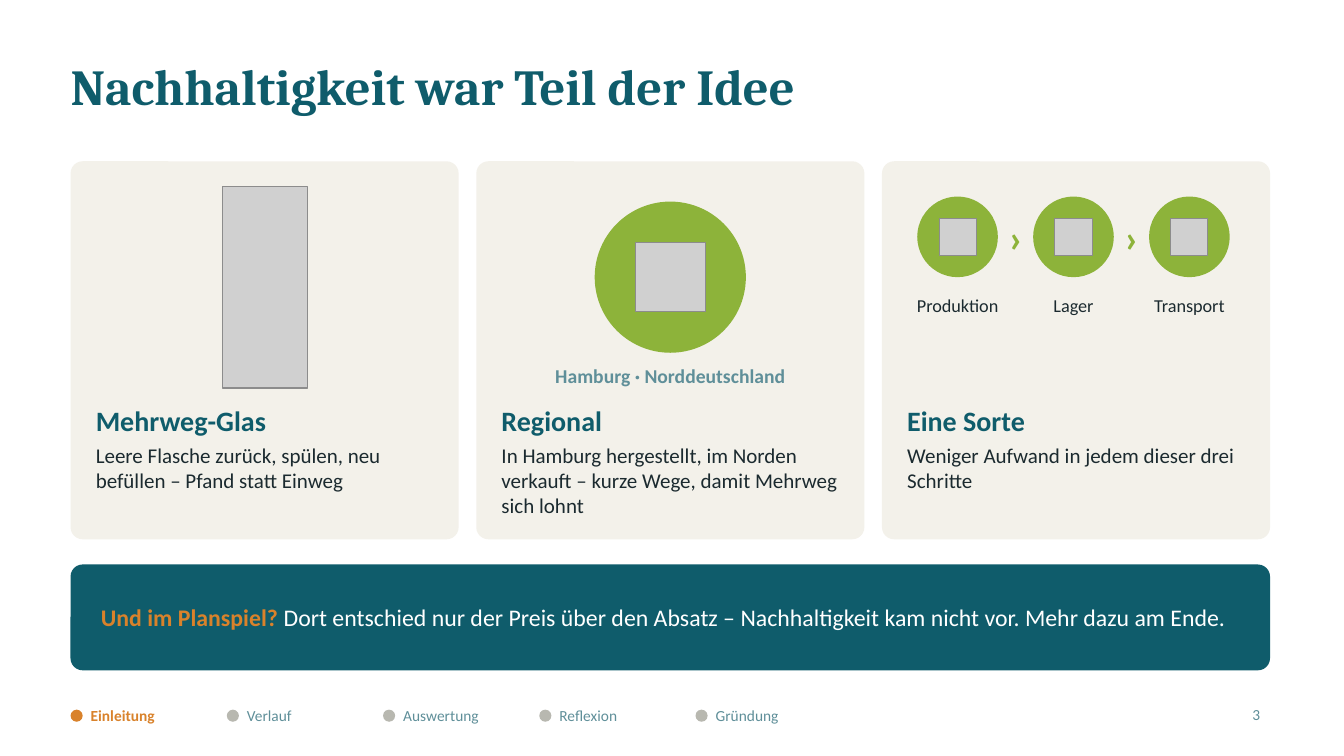
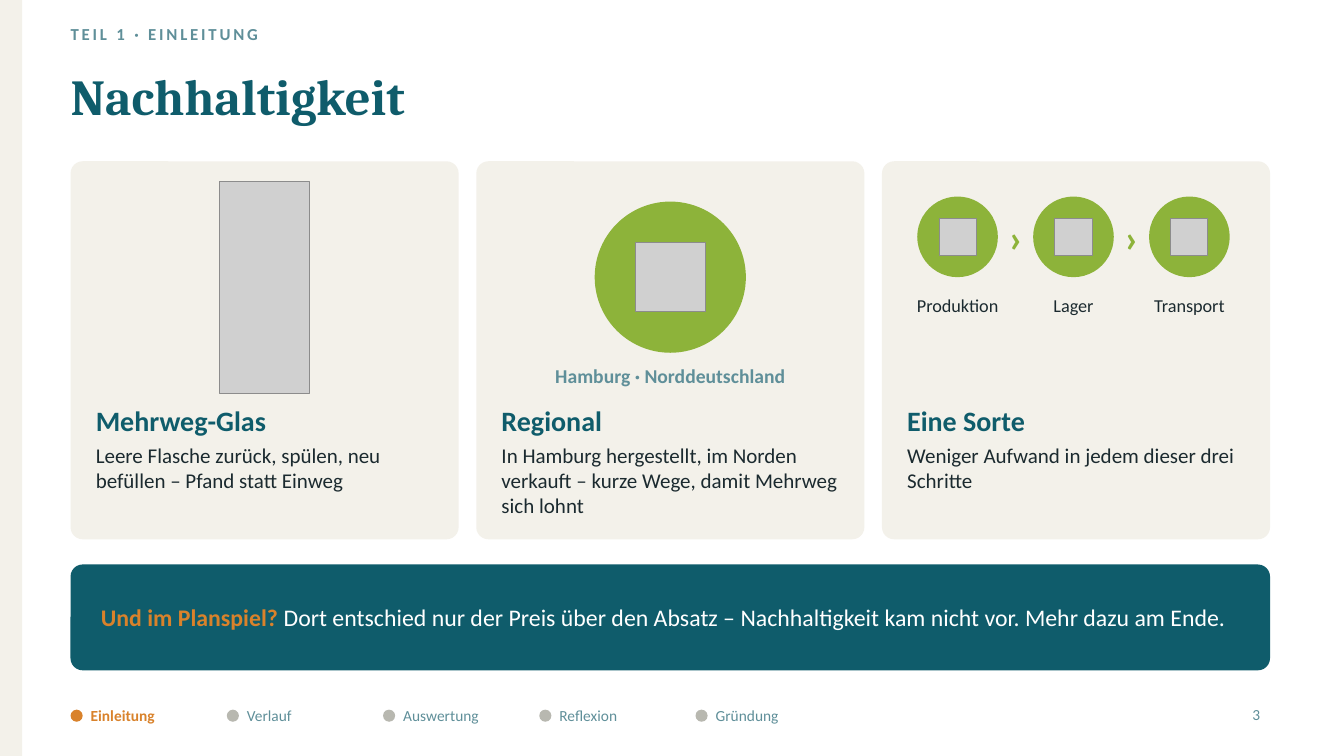
Before and after one commit to jofy0002/claude-workspace, a slide deck: slide 3 of endpraesentation/Elbharz_Endpraesentation.pptx. Drawn at 1344x756 pixels with LibreOffice and Linux fonts; fonts in the diff are those of the drawing; grey boxes stand for pictures. Boxes give left, top, right and bottom in pixels: in the first picture for what was removed or moved away, otherwise in the second. Text is boxed around its words. In the diff, an @@ line names an element or a change of style, - is before the commit and + after.

```diff
--- a/endpraesentation/Elbharz_Endpraesentation.pptx
+++ b/endpraesentation/Elbharz_Endpraesentation.pptx
@@ rectangle added at <box>0,0,22,756</box>, fill #F3F1EA @@
@@ text added at <box>71,29,258,40</box>, 12 pt, text #5F8F99, bold @@
+TEIL 1 · EINLEITUNG
@@ title at <box>71,80,405,126</box>: text changed @@
-Nachhaltigkeit war Teil der Idee
+Nachhaltigkeit
@@ picture: place and size @@
-picture at <box>222,187,307,388</box>
+picture at <box>220,181,310,393</box>
```
Also in this commit, not shown: 12 other slides changed, 1 slide added, 4 other files.
